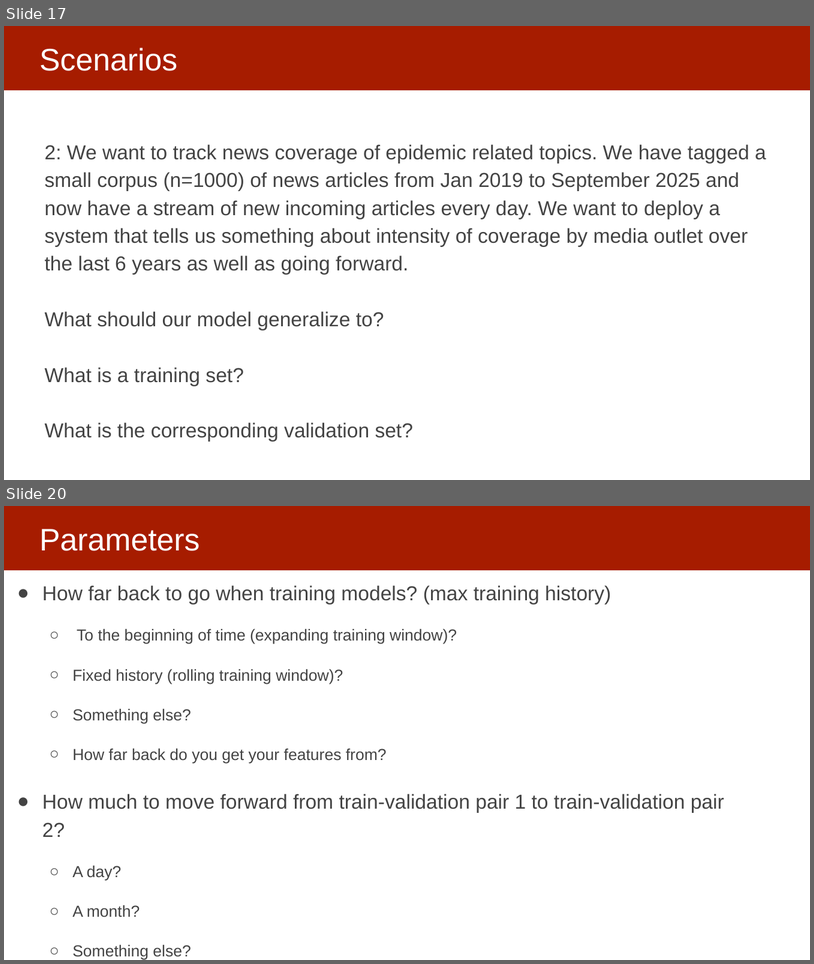
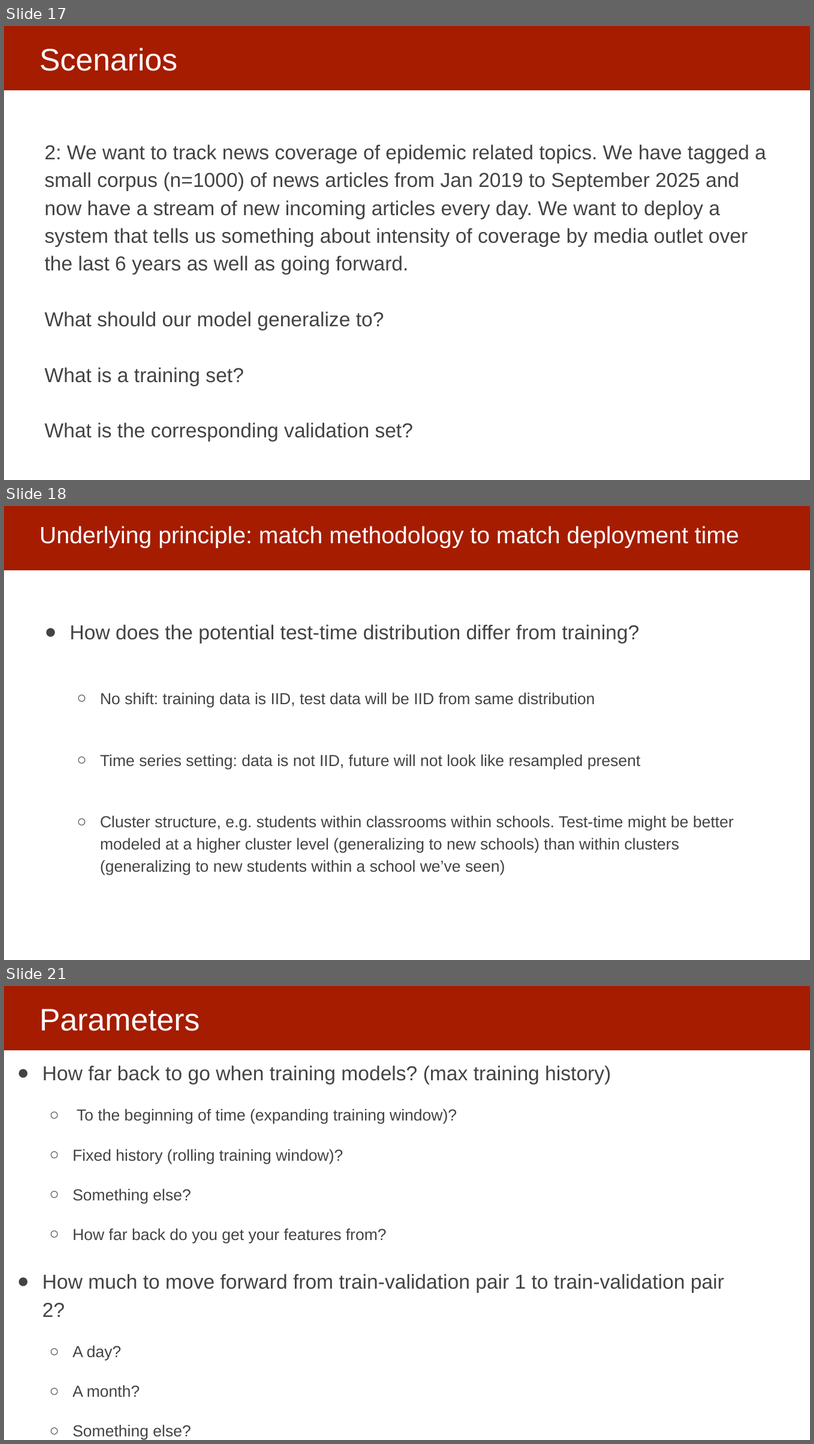
Before and after one commit to dssg/mlforpublicpolicylab, a slide deck: Lectures/11-model-selection-and-validation-part-2.pptx. Shown one above the other, each under a label of ours: slides 17 and 20 before the commit, slides 17, 18 and 21 after it; the slides between them are not shown. The pictures are 814x964 and 814x1444 pixels, drawn with LibreOffice and Linux fonts; fonts in the diff are those of the drawing. Boxes give left, top, right and bottom in pixels: in the first picture for what was removed or moved away, otherwise in the second. Text is boxed around its words. In the diff, an @@ line names an element or a change of style, - is before the commit and + after.

```diff
--- a/Lectures/11-model-selection-and-validation-part-2.pptx
+++ b/Lectures/11-model-selection-and-validation-part-2.pptx
@@ slide 18 added at (4, 506, 810, 960), background #FFFFFF; not listed: 1 template element that a slide beside it also shows @@
@@ title added at (39, 526, 740, 548), 28 pt, text #FFFFFF @@
+Underlying principle: match methodology to match deployment time
@@ text added at (70, 624, 734, 874), 19 pt, text #434343 @@
+● How does the potential test-time distribution differ from training?
+  ○ No shift: training data is IID, test data will be IID from same distribution
+  ○ Time series setting: data is not IID, future will not look like resampled present
+  ○ Cluster structure, e.g. students within classrooms within schools. Test-time might be better modeled at a higher cluster level (generalizing to new schools) than within clusters (generalizing to new students within a school we’ve seen)
@@ what was slide 20 is now slide 21 @@
```
Also in this commit, not shown: 9 slides changed, 2 other slides added, 10 slides removed.
